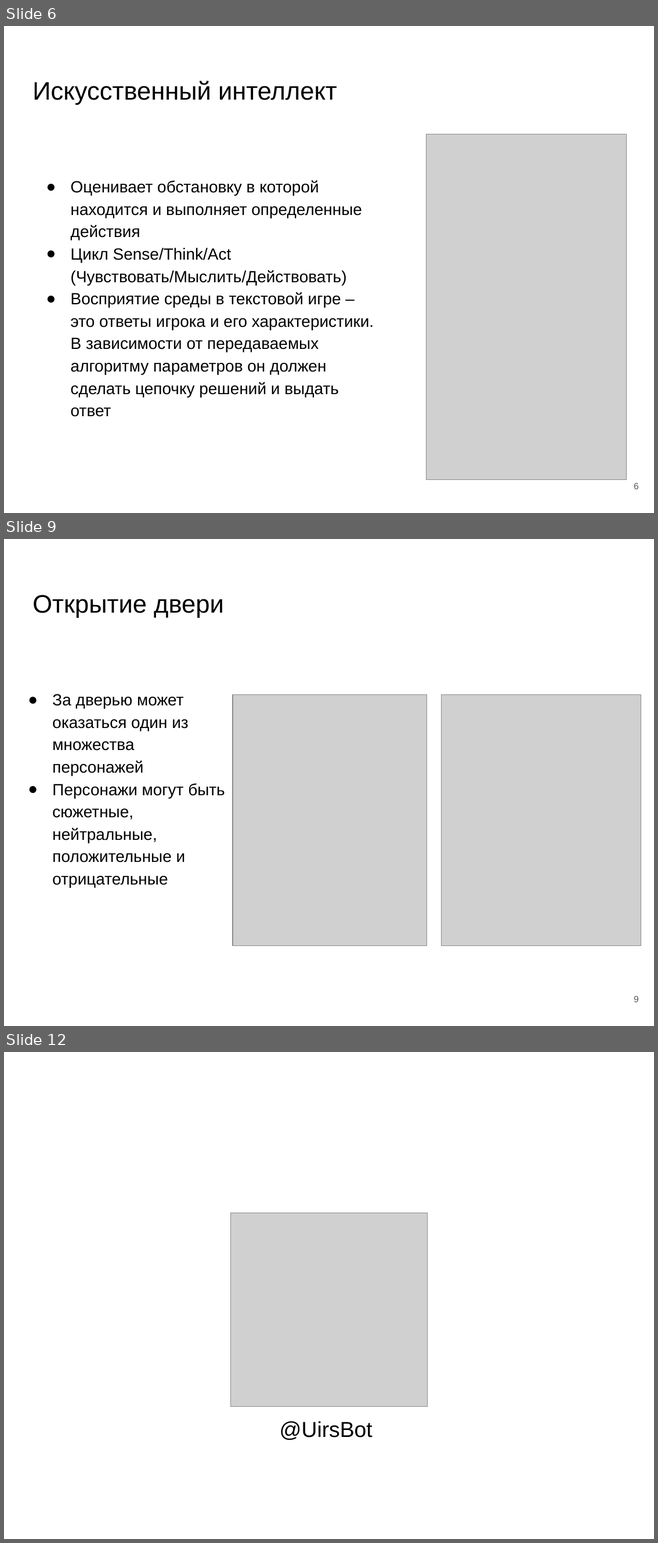
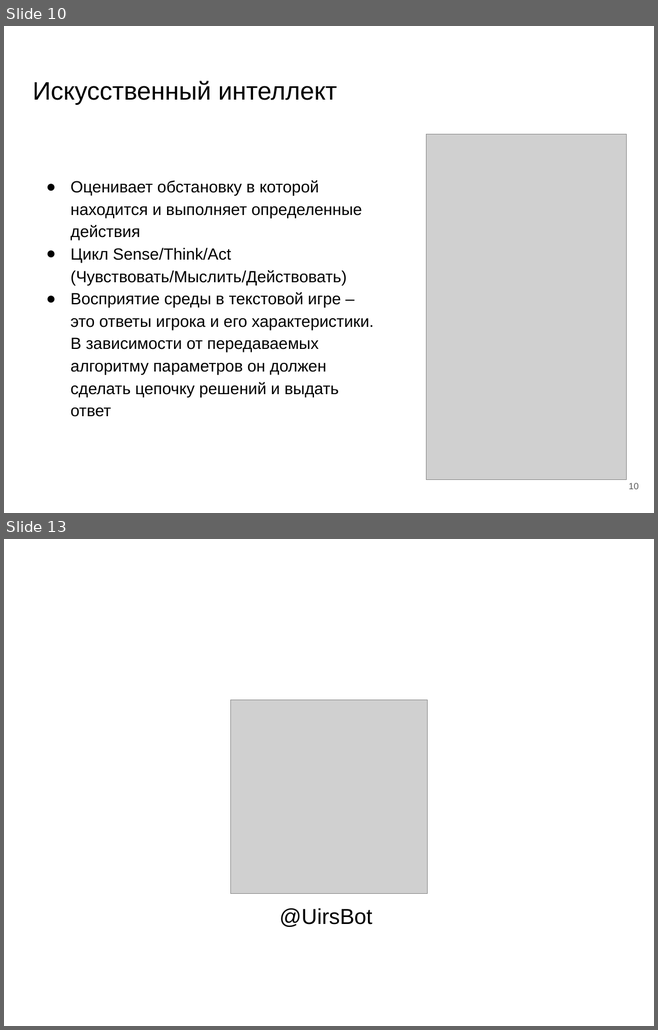
Before and after one commit to kolobok001/Uirs, a slide deck: otchet/Видякин Голушков.pptx. Shown one above the other, each under a label of ours: slides 6, 9 and 12 before the commit, slides 10 and 13 after it; the slides between them are not shown. The pictures are 658x1543 and 658x1030 pixels, drawn with LibreOffice and Linux fonts; fonts in the diff are those of the drawing; grey boxes stand for pictures. Boxes give left, top, right and bottom in pixels: in the first picture for what was removed or moved away, otherwise in the second. Text is boxed around its words. In the diff, an @@ line names an element or a change of style, - is before the commit and + after.

```diff
--- a/otchet/Видякин Голушков.pptx
+++ b/otchet/Видякин Голушков.pptx
@@ slide 9 removed at bbox=[4, 539, 654, 1026], background #FFFFFF @@
@@ title removed at bbox=[32, 595, 224, 618] @@
-Открытие двери
@@ text removed at bbox=[52, 694, 225, 888] @@
-● За дверью может оказаться один из множества персонажей
-● Персонажи могут быть сюжетные, нейтральные, положительные и отрицательные
@@ picture removed at bbox=[233, 695, 427, 946] @@
@@ picture removed at bbox=[441, 695, 641, 946] @@
@@ page number removed at bbox=[633, 996, 639, 1002] @@
-9
@@ what was slide 6 is now slide 10 @@
@@ page number at bbox=[628, 483, 638, 489]: text changed @@
-6
+10
@@ what was slide 12 is now slide 13 @@
```
Also in this commit, not shown: 3 slides changed, 8 slides added, 6 other slides removed, 1 other file.
